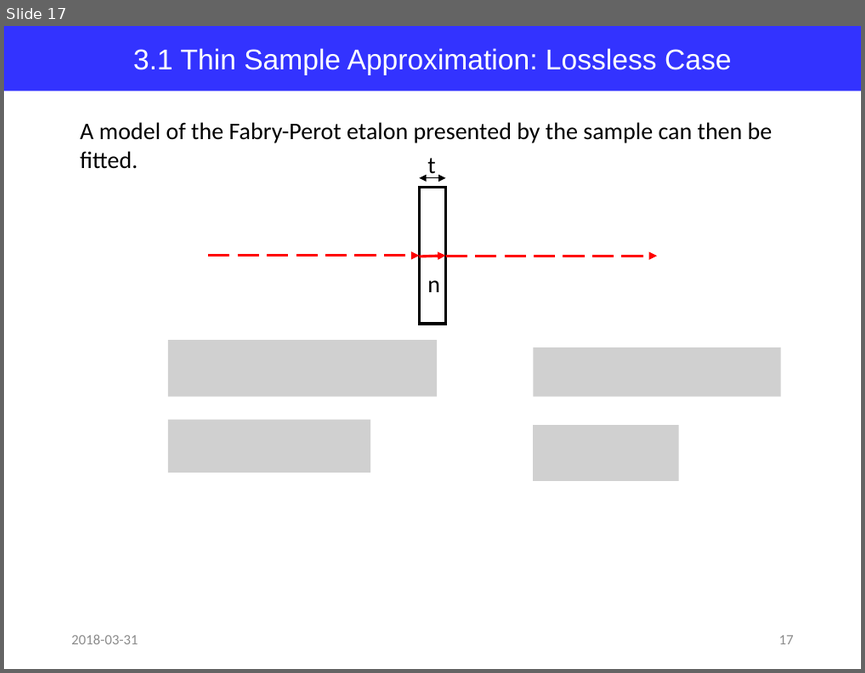
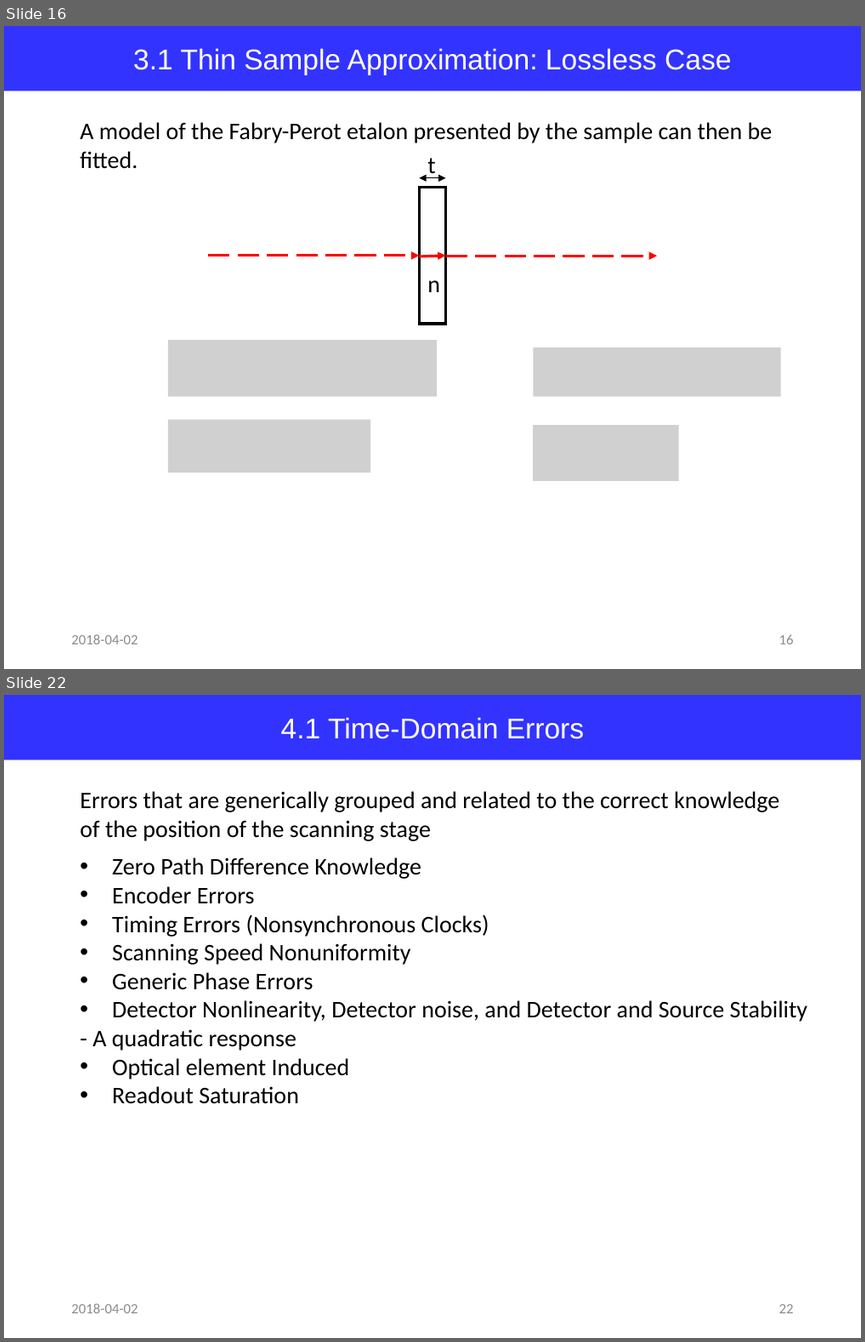
Before and after one commit to jglee96/NBTP_Lab, a slide deck: Terahertz Metrology/Ch5/Terahertz Metrology_Ch5.pptx. Shown one above the other, each under a label of ours: slide 17 before the commit, slides 16 and 22 after it; the slides between them are not shown. The pictures are 865x673 and 865x1342 pixels, drawn with LibreOffice and Linux fonts; fonts in the diff are those of the drawing; grey boxes stand for pictures. Boxes give left, top, right and bottom in pixels: in the first picture for what was removed or moved away, otherwise in the second. Text is boxed around its words. In the diff, an @@ line names an element or a change of style, - is before the commit and + after.

```diff
--- a/Terahertz Metrology/Ch5/Terahertz Metrology_Ch5.pptx
+++ b/Terahertz Metrology/Ch5/Terahertz Metrology_Ch5.pptx
@@ slide 22 added at box(4, 695, 861, 1338), background #FFFFFF @@
@@ rectangle added at box(4, 695, 861, 760), fill #3333FF, 24 pt, text #FFFFFF @@
+4.1 Time-Domain Errors
@@ text added at box(80, 791, 779, 841), 20 pt, text #000000 @@
+Errors that are generically grouped and related to the correct knowledge of the position of the scanning stage
@@ text added at box(92, 857, 807, 1104), 20 pt, text #000000 @@
+• Zero Path Difference Knowledge
+• Encoder Errors
+• Timing Errors (Nonsynchronous Clocks)
+• Scanning Speed Nonuniformity
+• Generic Phase Errors
+• Detector Nonlinearity, Detector noise, and Detector and Source Stability
+- A quadratic response
+• Optical element Induced
+• Readout Saturation
@@ text added at box(71, 1303, 137, 1313), 12 pt, text #8C8C8C @@
+2018-04-02
@@ page number added at box(779, 1304, 794, 1313), 12 pt, text #8C8C8C @@
+22
@@ what was slide 17 is now slide 16 @@
@@ slide 16 changed as well @@
@@ text at box(71, 634, 137, 644): text changed @@
-2018-03-31
+2018-04-02
@@ page number at box(779, 635, 794, 644): text changed @@
-17
+16
```
Also in this commit, not shown: 17 other slides changed, 5 other slides added, 1 slide removed, 2 other files.
